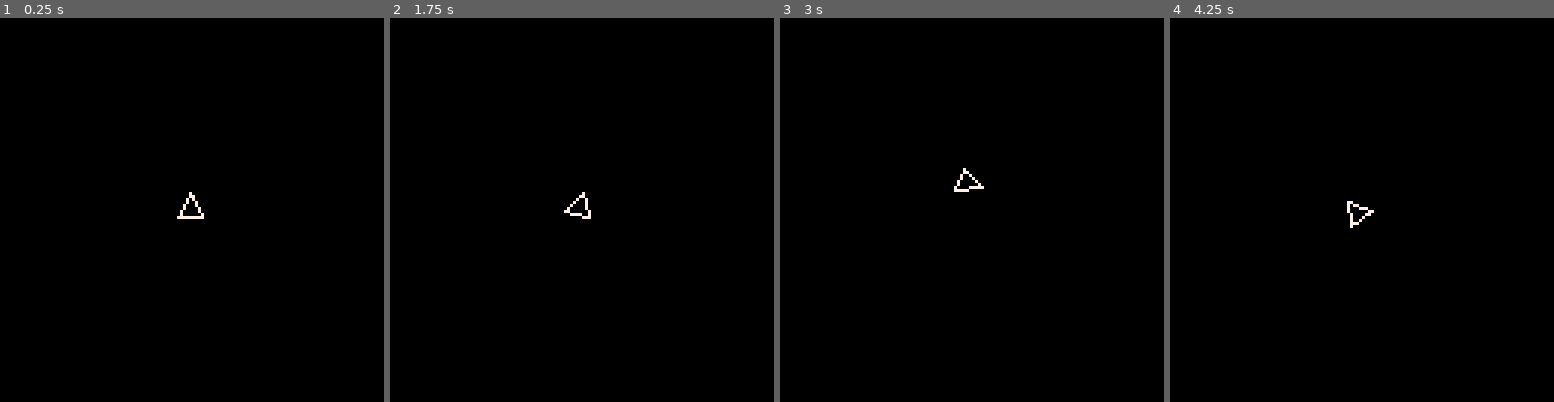
Above: before the commit, frames 1-4 (left to right).
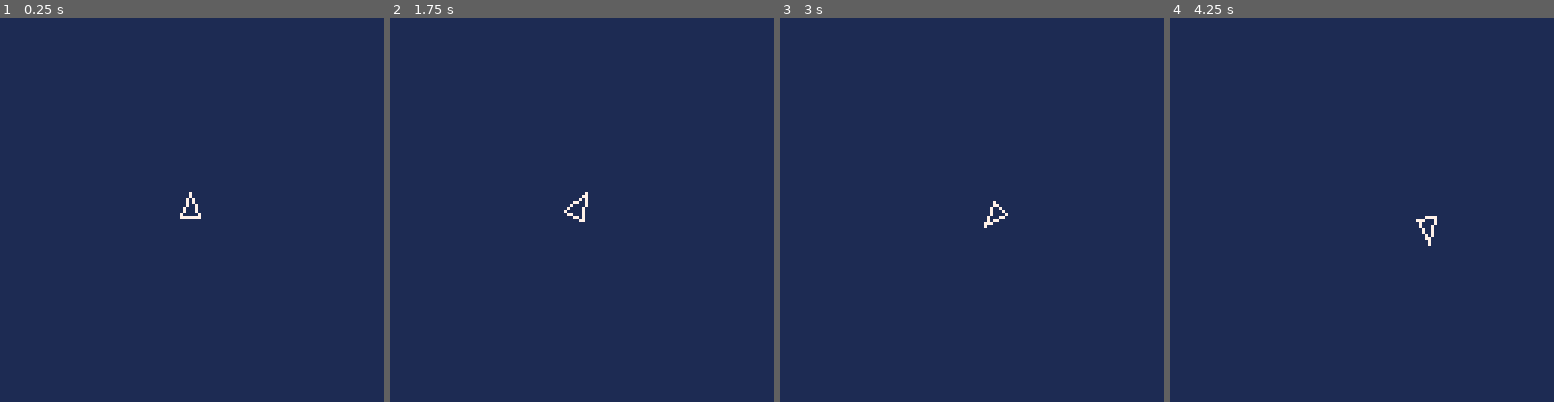
Above: after the commit, the same moments.

Repository: pepaslabs/picoroids
Game: PICO-8 cartridge picoroids.p8
Two runs of this game, one before a commit and one after it. Both use one fixed random seed, a clock stepped at 60 frames per second and the inputs below.
Inputs:
- Up to frame 1 (0.25 s): no input
- Up to frame 2 (1.75 s): tap X (X key) at 0.33, 1.07 s; tap O (Z key) at 0.7, 1.7 s; hold Right from 1.6 s (still down)
- Up to frame 3 (3 s): tap X (X key) at 1.85, 2.97 s; release Right at 2.1 s; tap O (Z key) at 2.1, 2.5, 2.9 s; hold Up 2.15-2.42 s; hold Right from 2.47 s (still down)
- Up to frame 4 (4.25 s): release Right at 3.03 s; hold Left 3.08-3.58 s; tap O (Z key) at 3.3, 3.7, 4.1 s; hold Down 3.63-3.97 s; hold Right from 4.02 s (still down); tap X (X key) at 4.08 s

The runs differ from the first frame. In frame 1, 100% of the frame differs, in the area x 0-100%, y 0-100%; in frame 2, 100%; in frame 3, 100%; in frame 4, 100%.

Commit message:
adding ship movement with momentum

Diff:
--- a/picoroids.p8
+++ b/picoroids.p8
@@ -2,6 +2,7 @@
 version 16
 __lua__
 
+-- button constants
 left=0
 right=1
 up=2
@@ -9,24 +10,33 @@
 but1=4
 but2=5
 
-ship_shp = {
- {0,0},
- {0,-5},
- {4,3},
- {-4,3}
-}
-
-ship_pos={63,63}
-ship_rot=0
-ship_vel={0,0}
-fire_ff=false -- the fire button flip-flop
-
 -- a "shape" is a list of
 -- points. the first point is
 -- the center of rotation, and
 -- the rest of the points form
 -- a border between which lines
 -- are drawn.
+
+-- the ship shape
+ship_shp = {
+ {0,0},
+ {5,0},
+ {-3,-3},
+ {-3,3}
+}
+
+-- the ship's position {x,y}
+ship_pos={63,63}
+-- the ship's rotation
+ship_rot=0.25
+-- the thruster force magnitude
+thrst_mag=0.05
+-- the magnitude of rotation
+rot_mag=0.02
+-- the ship's velocity vector
+ship_velv={0,0}
+-- the fire button flip-flop
+fire_ff=false
 
 -- return a negated copy of a
 -- point.
@@ -185,26 +195,51 @@
  end
 end
 
-
-function _init()
+-- add two vectors together
+function vadd(v1,v2)
+ return {
+  v1[1] + v2[1],
+  v1[2] + v2[2]
+ }
+end
+
+-- mod a point by 128
+function mod_pnt(p)
+ return {p[1]%128,p[2]%128}
+end
+
+-- move the ship by applying
+-- the velocity vector.
+function move_ship()
+ ship_pos = mod_pnt(
+  vadd(
+   ship_pos, ship_velv
+  )
+ )
+end
+
+function fire_thruster()
+ -- update the ship's velocity
+ -- vector.
+ local thrst_v = {thrst_mag, 0}
+ thrst_v = rot_pnt(
+  thrst_v, ship_rot
+ )
+ ship_velv = vadd(
+  thrst_v, ship_velv
+ )
 end
 
 function process_dpad()
- local x = ship_pos[1]
- local y = ship_pos[2]
  if btn(left) then
-  ship_rot += 0.01
+  ship_rot += rot_mag
  end
  if btn(right) then
-  ship_rot -= 0.01
+  ship_rot -= rot_mag
  end
  if btn(up) then
-  y -= 1
- end
- if btn(down) then
-  y += 1
- end
- ship_pos = {x,y}
+  fire_thruster()
+ end
 end
 
 function shoot()
@@ -222,13 +257,18 @@
  end
 end
 
+function _init()
+end
+
 function _update()
  process_dpad()
  process_btns()
+ move_ship()
 end
 
 function _draw()
  cls()
+ rectfill(0,0,127,127,1)
 -- print_shp(shape1)
 -- draw_shp(shape1)
 -- draw_shp(trans_shp(shape1,{63,63}))
